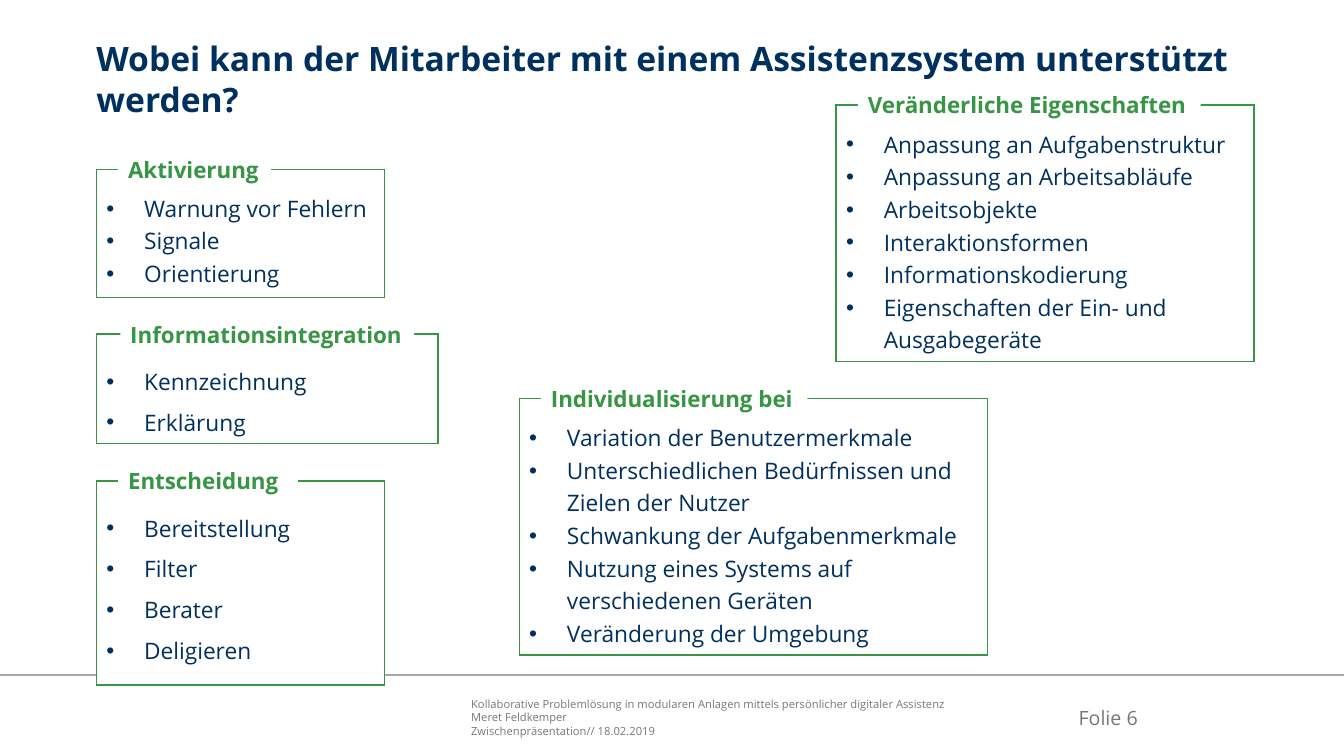
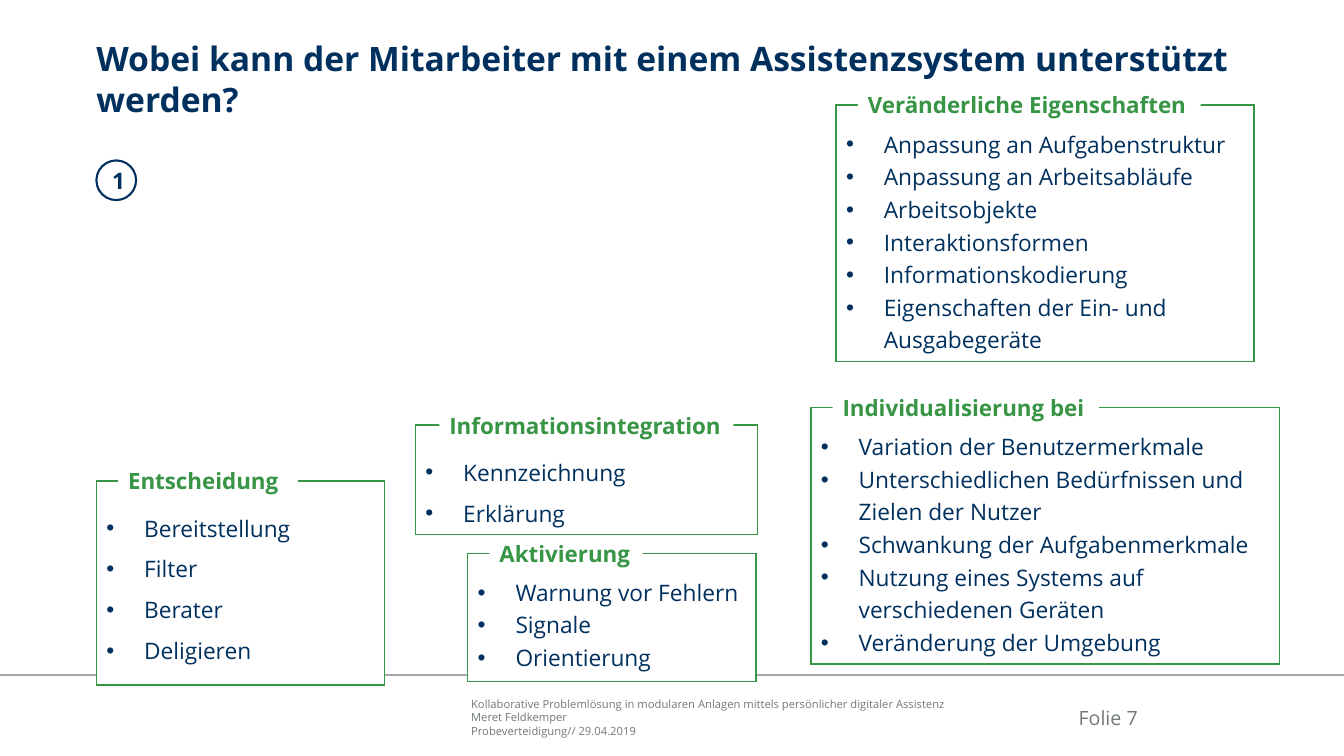
Before and after one commit to Ral3007/Diplomarbeit, a slide deck: slide 7 of Dokumente/Präsentationen/2019-04-29_DA_Feldkemper_Probeverteidigung.pptx (slide 6 before the commit). Drawn at 1344x756 pixels with LibreOffice and Linux fonts; fonts in the diff are those of the drawing; background and template pictures are left out. Boxes give left, top, right and bottom in pixels: in the first picture for what was removed or moved away, otherwise in the second. Text is boxed around its words. In the diff, an @@ line names an element or a change of style, - is before the commit and + after.

```diff
--- a/Dokumente/Präsentationen/2019-04-29_DA_Feldkemper_Probeverteidigung.pptx
+++ b/Dokumente/Präsentationen/2019-04-29_DA_Feldkemper_Probeverteidigung.pptx
@@ ellipse added at <box>97,160,136,200</box>, outline #00305E 1.5 pt, 16.2 pt, text #00305E, bold @@
+1
@@ text "Individualisierung bei": place and size @@
-text "Individualisierung bei" at <box>551,390,792,413</box>
+text "Individualisierung bei" at <box>843,399,1084,422</box>
@@ text "Informationsintegration": place and size @@
-text "Informationsintegration" at <box>130,326,401,348</box>
+text "Informationsintegration" at <box>449,417,720,439</box>
@@ rectangle "Variation der Benutzermerkmale": place and size @@
-rectangle "Variation der Benutzermerkmale" at <box>519,398,988,654</box>
+rectangle "Variation der Benutzermerkmale" at <box>811,407,1279,663</box>
@@ rectangle "Kennzeichnung": place and size @@
-rectangle "Kennzeichnung" at <box>97,335,439,445</box>
+rectangle "Kennzeichnung" at <box>415,425,757,535</box>
@@ text "Aktivierung": place and size @@
-text "Aktivierung" at <box>128,161,259,183</box>
+text "Aktivierung" at <box>499,545,630,567</box>
@@ rectangle "Warnung vor Fehlern": place and size @@
-rectangle "Warnung vor Fehlern" at <box>97,169,385,297</box>
+rectangle "Warnung vor Fehlern" at <box>468,554,756,682</box>
@@ page number at <box>1079,710,1138,725</box>: text changed @@
-Folie 6
+Folie 7
@@ text at <box>471,726,636,738</box>: text changed @@
-Zwischenpräsentation// 18.02.2019
+Probeverteidigung// 29.04.2019
```
Also in this commit, not shown: 23 other slides changed, 9 slides added, 4 slides removed, 16 other files.
